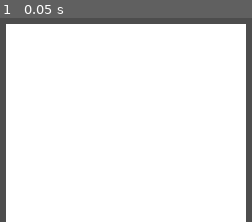
Above: before the commit, frame 1.
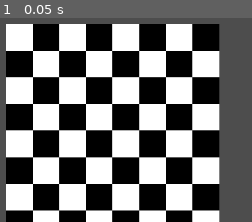
Above: after the commit, the same moment.

Repository: mrpatrick-at/Rogue-Chess
Game: Godot game, scene res://chess_objects/board/main.tscn
Same seed, same stepped clock (60 frames per second), same inputs: the game is played once before the commit and once after it.
Inputs:
- Up to frame 1 (0.05 s): no input

The runs differ from the first frame. In frame 1, 53% of the frame differs, in the area x 2-98%, y 2-100%.

Commit message:
Managed to get Grid to work

Diff:
--- a/chess_objects/board/main.tscn
+++ b/chess_objects/board/main.tscn
@@ -2,9 +2,6 @@
 
 [ext_resource type="Script" uid="uid://ci7yr8f2qu242" path="res://chess_objects/board/main.gd" id="1_k1o7p"]
 [ext_resource type="Script" uid="uid://d6gqa3uon2ku" path="res://chess_objects/board/tilemap_layer.gd" id="1_tlfnf"]
-[ext_resource type="Texture2D" uid="uid://dvh1wvx0sdhtd" path="res://chess_objects/board/tile_white.png" id="2_d6qt8"]
-[ext_resource type="Texture2D" uid="uid://de345is3ype3d" path="res://chess_objects/board/tile_black.png" id="3_0obht"]
-[ext_resource type="Texture2D" uid="uid://3puvxk0247y0" path="res://chess_objects/board/tile_selected.png" id="4_3wggk"]
 [ext_resource type="Texture2D" uid="uid://dgi5v85i8u6ho" path="res://chess_objects/board/tiles_merged.png" id="5_6gu3b"]
 
 [sub_resource type="TileSetAtlasSource" id="TileSetAtlasSource_aeyft"]
@@ -14,27 +11,9 @@
 1:0/0 = 0
 2:0/0 = 0
 
-[sub_resource type="TileSetAtlasSource" id="TileSetAtlasSource_6m0mr"]
-texture = ExtResource("2_d6qt8")
-texture_region_size = Vector2i(128, 128)
-0:0/0 = 0
-
-[sub_resource type="TileSetAtlasSource" id="TileSetAtlasSource_q7omy"]
-texture = ExtResource("3_0obht")
-texture_region_size = Vector2i(128, 128)
-0:0/0 = 0
-
-[sub_resource type="TileSetAtlasSource" id="TileSetAtlasSource_4hob6"]
-texture = ExtResource("4_3wggk")
-texture_region_size = Vector2i(128, 128)
-0:0/0 = 0
-
 [sub_resource type="TileSet" id="TileSet_tlfnf"]
 tile_size = Vector2i(128, 128)
 sources/0 = SubResource("TileSetAtlasSource_aeyft")
-sources/3 = SubResource("TileSetAtlasSource_4hob6")
-sources/2 = SubResource("TileSetAtlasSource_q7omy")
-sources/1 = SubResource("TileSetAtlasSource_6m0mr")
 tile_proxies/coords_level = [[0, Vector2i(0, 0)], [3, Vector2i(0, 0)], [1, Vector2i(0, 0)], [3, Vector2i(1, 0)], [2, Vector2i(0, 0)], [3, Vector2i(2, 0)]]
 
 [node name="Main" type="Node2D" unique_id=591363710]
@@ -50,5 +29,4 @@
 
 [node name="Camera2D" type="Camera2D" parent="." unique_id=447176981]
 top_level = true
-scale = Vector2(0.5, 0.5)
 zoom = Vector2(0.5, 0.5)
--- a/chess_objects/board/tilemap_layer.gd
+++ b/chess_objects/board/tilemap_layer.gd
@@ -1,9 +1,12 @@
 extends TileMapLayer
 ## enums
 ## consts
-const Dic = {}
 ## exports
 ## public vars
+static var tile_black:int = 0
+static var tile_white:int = 0
+static var total_tiles:int = 0
+static var tile_dict:Dictionary = {}
 ## private vars
 ## onready vars
 # obj_ for node refrences
@@ -19,12 +22,53 @@
 ## public methods
 
 func build_board() -> void:
-	for i in range(3):
-		var source_id:int = 0
-		var atlas_coords:Vector2i = Vector2i(0,0)
-		for x in range(1,10):
-			for y in range(1,10):
-				var coords:Vector2i = Vector2i(x,y)
-				set_cell(coords,source_id,atlas_coords,source_id)
-				print("gay",x,y)
+	#for i in range(3):
+	var source_id:int = 0
+	for x in range(1,9):
+		for y in range(1,9):
+			calculate_tile_color(x,y)
+			var atlas_coords:Vector2i = Vector2i(tile_dict.get(Vector2i(x,y)),0) # White: 0,0 ; Black: 1,0 ; Selection_Sprite: 2,0 ;
+			var coords:Vector2i = Vector2i(x,y) # Black bottom left is 1,1
+			set_cell(coords,source_id,atlas_coords,source_id)
+			#print("gay",x,y)
+
+static func calculate_tile_color(x:int,y:int) -> void:
+	var int_x:int = 0 # Check if x is odd or even
+	if (x & 1) == 0:
+		int_x += 2
+	if (x & 1) == 1:
+		int_x += 1
+
+	var int_y:int = 0 # Check if y is odd or even
+	if (y & 1) == 0:
+		int_y += 2
+	if (y & 1) == 1:
+		int_y += 1
+
+	if int_x == 2 and int_y == 2 or int_x == 1 and int_y == 1: # Values same = black tile
+		tile_black += 1
+		tile_dict.get_or_add(Vector2i(x,y),0) # TODO: Make a seperate Dictionary Script
+		print("Black Tile Found: ",x,",",y," Now there is ",tile_black,"/32 black tiles!")
+
+	if int_x == 2 and int_y == 1 or int_x == 1 and int_y == 2: # values diffrent = white tile
+		tile_white += 1
+		tile_dict.get_or_add(Vector2i(x,y),1) # TODO: Make a seperate Dictionary Script
+		print("White Tile Found: ",x,",",y," Now there is ",tile_white,"/32 white tiles!")
+
+	total_tiles = tile_black + tile_white # Total Ints (Should be 64 for Chess board)
+	print("Total Tiles: ",total_tiles,"/64 !")
+	return Vector2i(x,y)
+
+#static func check_array_for_data_and_appaned(value:Variant) -> bool:
+
+
+
+
+
+
+
+	#if not integers.has(value):
+		#integers.append(value)
+		#return false
+	#return true
 ## private methods
